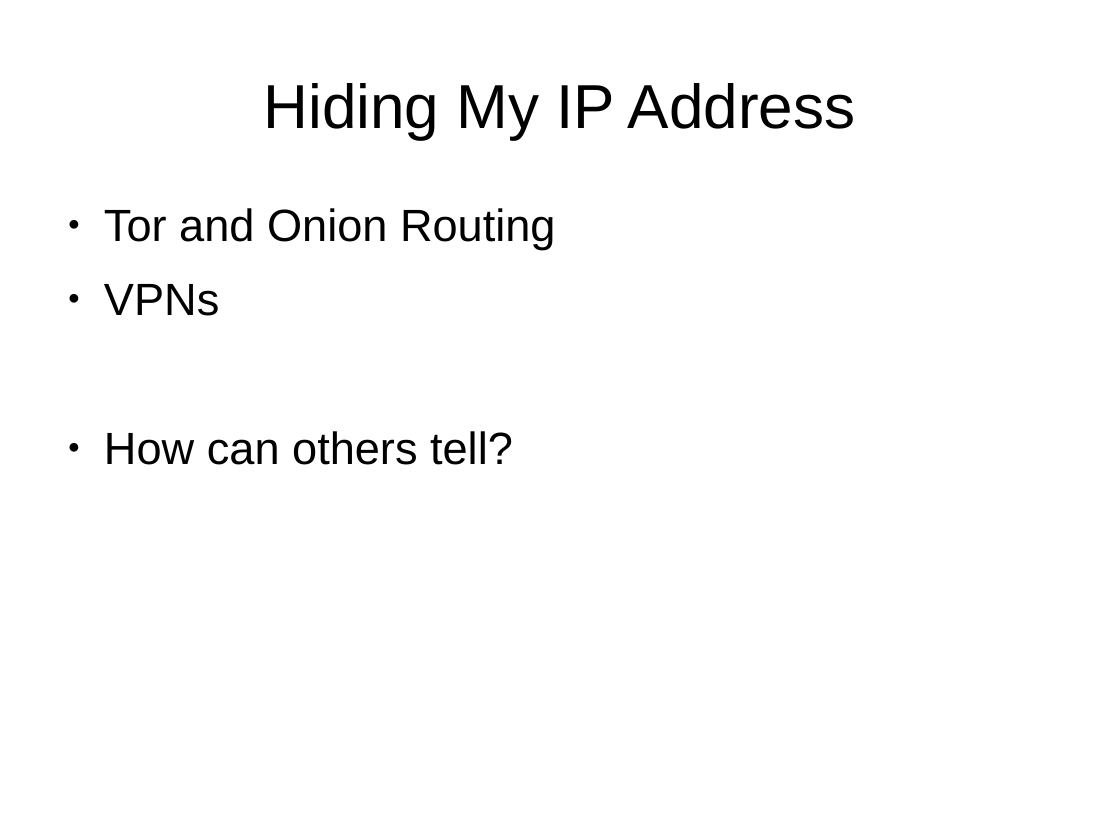
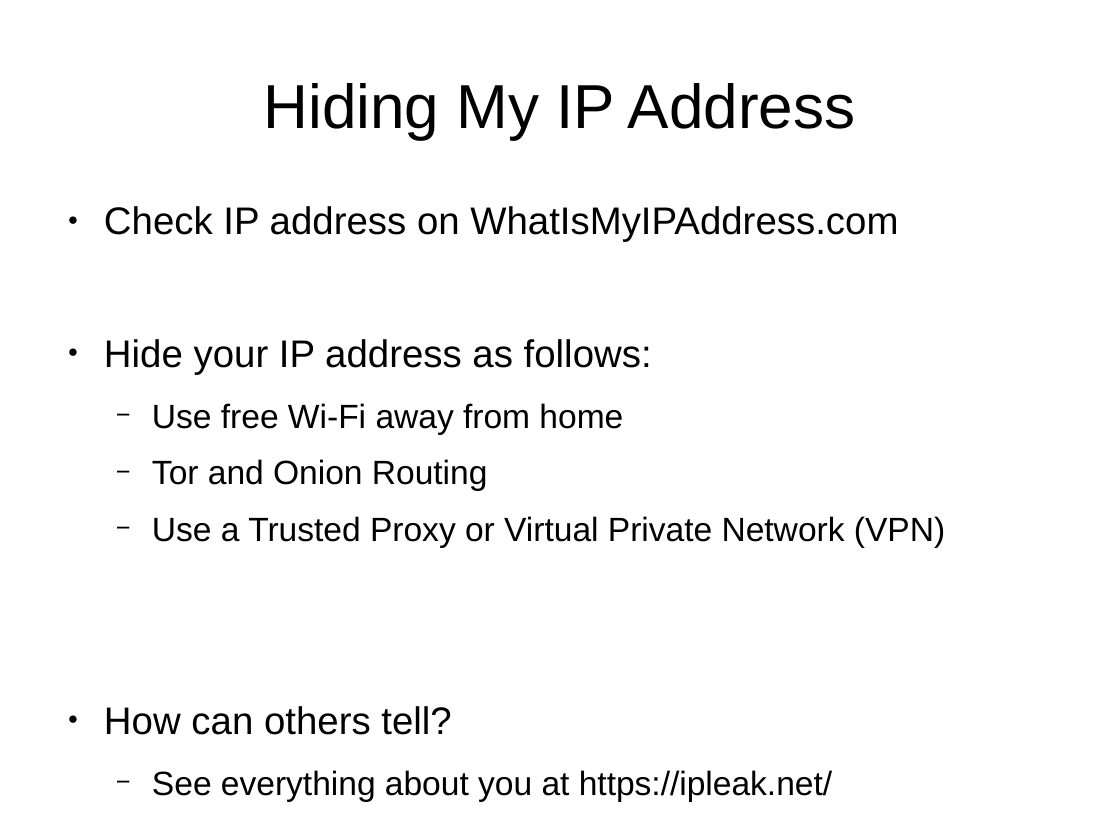
Before and after one commit to inidsol/LightningTalks, a slide deck: slide 8 of spoofing_identity.odp (slide 6 before the commit). Drawn at 1120x840 pixels with LibreOffice and Linux fonts; fonts in the diff are those of the drawing. Boxes give left, top, right and bottom in pixels: in the first picture for what was removed or moved away, otherwise in the second. Text is boxed around its words. In the diff, an @@ line names an element or a change of style, - is before the commit and + after.

```diff
--- a/spoofing_identity.odp
+++ b/spoofing_identity.odp
@@ text at <box>104,206,898,434</box>: paragraphs added @@
+● Check IP address on WhatIsMyIPAddress.com
+● Hide your IP address as follows:
+  − Use free Wi-Fi away from home
@@ text at <box>104,459,488,735</box>: size 32 to 23.8 pt in "Tor and Onion Routing"; size 32 to 27.2 pt in "How can others tell?"; bullet ● to −; list level 1 to 2 in "Tor and Onion Routing" @@
@@ text at <box>152,516,945,547</box>: text changed; size 32 to 23.8 pt @@
-● VPNs
+  − Use a Trusted Proxy or Virtual Private Network (VPN)
@@ text at <box>152,770,832,801</box>: paragraph added @@
+  − See everything about you at https://ipleak.net/
```
Also in this commit, not shown: 4 other slides changed, 4 slides added, 2 slides removed, 2 other files.
